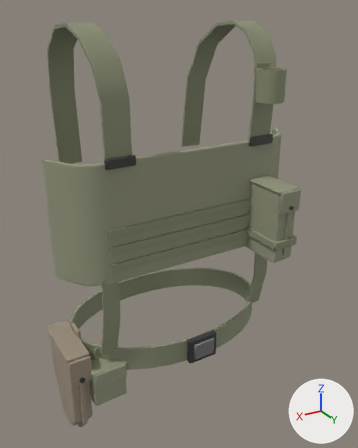
A saved change to the glTF model assets/models/kit/rig.glb.
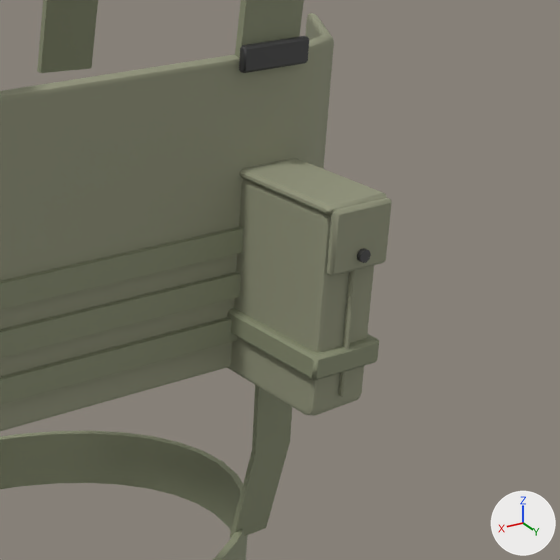
Each version is shown whole from a 50 mm camera at (0.431, 0.77, 0.148) aimed at (-0.003, 0.048, -0.213), then close up on the part from 47% to 100% of the width and 27% to 70% of the height. Lighting does not change. The marker at lower right points along +X, +Y and +Z. The first two pictures are the older version. Vertices at exactly the same position are counted once.

Names of what the first close-up shows: 'harness', 'harness_panel', 'pouch', 'pouch_flap_closed'.
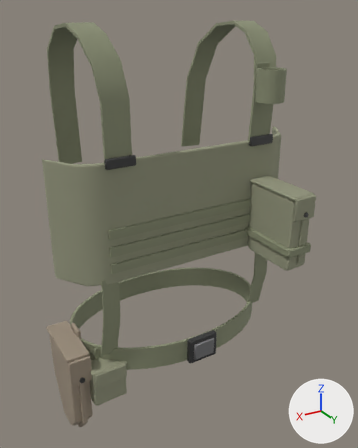
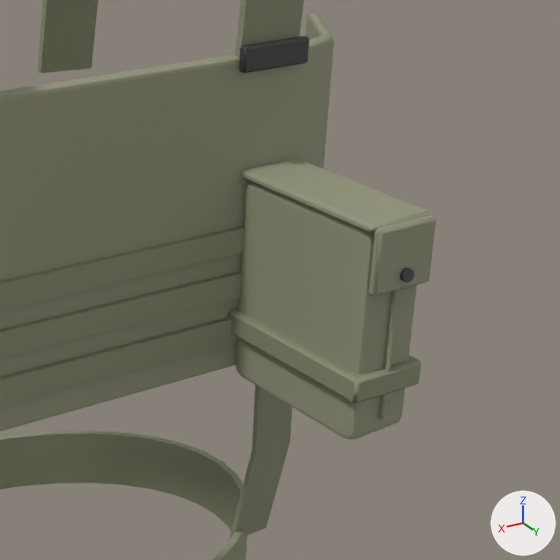
Scene script edits in JSON lines:
```json
{"block": "me_pouch", "where": "# used by ob_pouch; location = (-0.14, 0.13, -0.16)"}
{"op": "remove", "block": "me_pouch", "code": "me_pouch.from_pydata(...)  # 108 vertices, 204 faces; spans x -0.026..0.026, y -0.0545..0.0575, z -0.108..0.025"}
{"op": "add", "block": "me_pouch", "code": "me_pouch.from_pydata(...)  # 108 vertices, 204 faces; spans x -0.026..0.026, y -0.0545..0.0675, z -0.108..0.025"}
{"block": "me_pouch", "change": "me_pouch part 1: the loose piece of 24 vertices spanning x -0.0015..0.0015, y 0.0525..0.0565, z -0.095..0.015 is moved by (0.0, 0.01, 0.0)"}
{"block": "me_pouch", "change": "me_pouch part 2: 27 of the vertices in x -0.026..0.026, y 0.044..0.0575, z -0.108..-0.062 are moved by (0.0, 0.01, 0.0)"}
{"block": "me_pouch", "change": "me_pouch part 3: 15 of the vertices in x -0.021..0.021, y 0.044..0.053, z 0.016..0.025 are moved by (0.0, 0.01, 0.0)"}
{"block": "me_pouch_flap_closed", "where": "# used by ob_pouch_flap_closed; location = (-0.14, 0.13, -0.16)"}
{"op": "remove", "block": "me_pouch_flap_closed", "code": "me_pouch_flap_closed.from_pydata(...)  # 70 vertices, 128 faces; spans x -0.023..0.023, y -0.0515..0.0635, z -0.011..0.0305"}
{"op": "add", "block": "me_pouch_flap_closed", "code": "me_pouch_flap_closed.from_pydata(...)  # 70 vertices, 128 faces; spans x -0.023..0.023, y -0.0515..0.0735, z -0.011..0.0305"}
{"block": "me_pouch_flap_closed", "change": "me_pouch_flap_closed part 4: the loose piece of 24 vertices spanning x -0.022..0.022, y 0.054..0.06, z -0.011..0.029 is moved by (0.0, 0.01, 0.0)"}
{"block": "me_pouch_flap_closed", "change": "me_pouch_flap_closed part 5: the loose piece of 22 vertices spanning x -0.004..0.004, y 0.0605..0.0635, z -0.0048..0.0028 is moved by (0.0, 0.01, 0.0)"}
{"block": "me_pouch_flap_closed", "change": "me_pouch_flap_closed part 6: all 6 vertices in x -0.023..-0.021, y 0.0525..0.0545, z 0.0245..0.0305 are moved by (0.0, 0.01, 0.0)"}
{"block": "me_pouch_flap_closed", "change": "me_pouch_flap_closed part 7: all 6 vertices in x 0.021..0.023, y 0.0525..0.0545, z 0.0245..0.0305 are moved by (0.0, 0.01, 0.0)"}
{"op": "set", "path": "ob_pouch.location", "old": "(-0.14, 0.13, -0.16)", "new": "(-0.14, 0.155, -0.16)"}
{"op": "set", "path": "ob_pouch_flap_closed.location", "old": "(-0.14, 0.13, -0.16)", "new": "(-0.14, 0.155, -0.16)"}
```

Where the change shows, as pixel boxes [x1, y1, x2, y2] in the close-ups (560 x 560 px; the box of a moved part takes in the faces that stretch with it):
```json
{"object": "pouch", "change": "reshaped, moved", "before": [227, 179, 379, 416], "after": [227, 182, 421, 439]}
{"object": "pouch_flap_closed", "change": "reshaped, moved", "before": [239, 158, 392, 276], "after": [241, 159, 436, 296]}
{"part": 1, "of": "me_pouch", "change": "moved or reshaped", "before": [338, 270, 356, 397], "after": [379, 290, 399, 420]}
{"part": 2, "of": "me_pouch", "change": "moved or reshaped", "before": [227, 308, 379, 416], "after": [227, 307, 421, 439]}
{"part": 3, "of": "me_pouch", "change": "moved or reshaped", "before": [232, 180, 374, 409], "after": [237, 186, 417, 433]}
{"part": 4, "of": "me_pouch_flap_closed", "change": "moved or reshaped", "before": [327, 198, 392, 276], "after": [369, 215, 436, 296]}
{"part": 5, "of": "me_pouch_flap_closed", "change": "moved or reshaped", "before": [357, 248, 371, 263], "after": [400, 268, 414, 283]}
{"part": 6, "of": "me_pouch_flap_closed", "change": "moved or reshaped", "before": [257, 158, 387, 197], "after": [245, 159, 430, 213]}
{"part": 7, "of": "me_pouch_flap_closed", "change": "moved or reshaped", "before": [239, 166, 386, 216], "after": [241, 169, 430, 234]}
```
